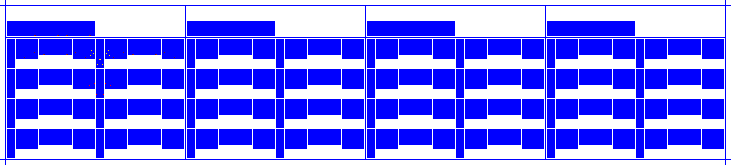
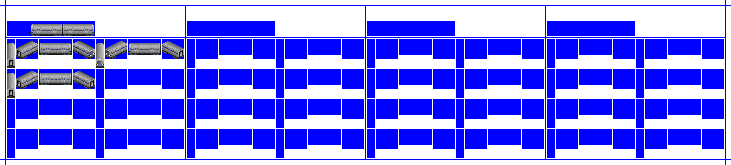
Before/after of a 731×165 layered artwork. What changed in the layer stack:
hid "Lights" over [89, 50, 111, 95]
hid "3rd rail pickups" over [24, 35, 175, 58]
showed "Liv0", painted on it over [7, 24, 184, 98]
